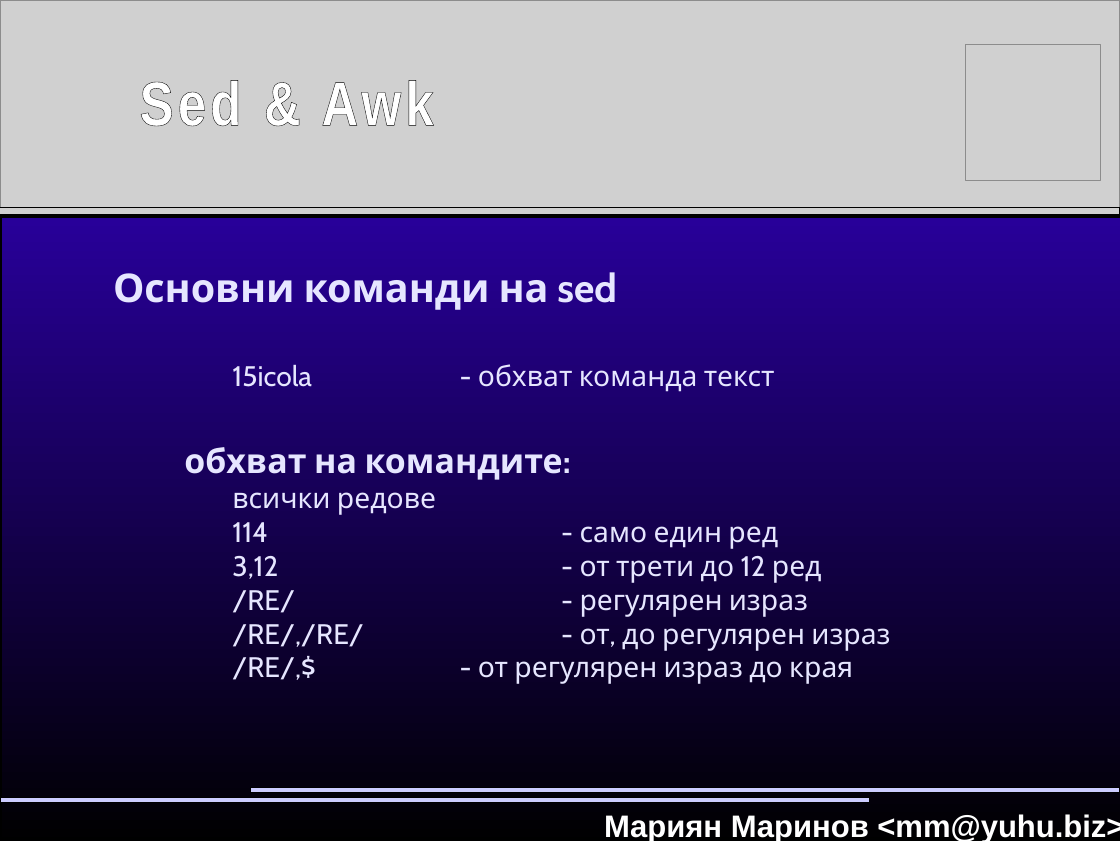
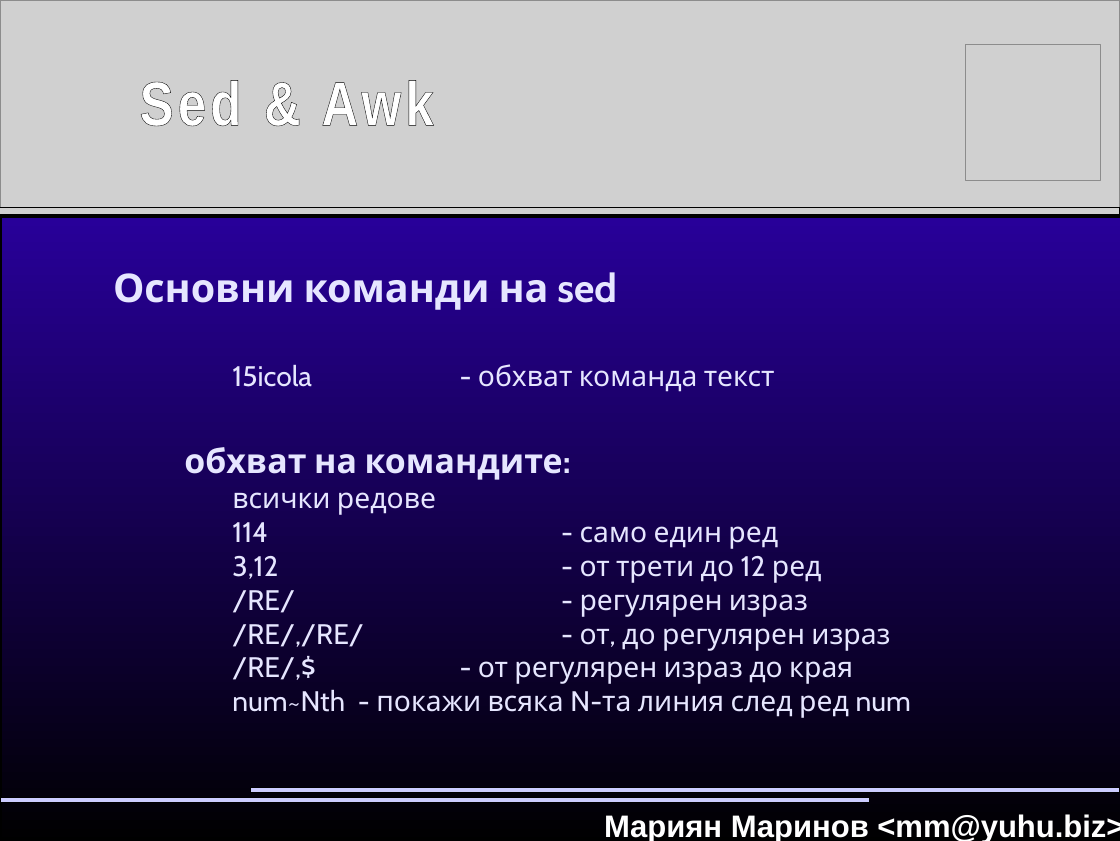
Before and after one commit to sagruob/linux-sysadmin-course, a slide deck: slide 5 of presentations/Sed_and_awk.odp. Drawn at 1120x841 pixels with LibreOffice and Linux fonts; fonts in the diff are those of the drawing; grey boxes stand for pictures. Boxes give left, top, right and bottom in pixels: in the first picture for what was removed or moved away, otherwise in the second. Text is boxed around its words. In the diff, an @@ line names an element or a change of style, - is before the commit and + after.

Commit message:
presentations/Sed_and_awk.odp: added the changes done during the actual presentation

```diff
--- a/presentations/Sed_and_awk.odp
+++ b/presentations/Sed_and_awk.odp
@@ text at bbox=[232, 689, 911, 718]: paragraph added @@
+num~Nth - покажи всяка N-та линия след ред num
```
